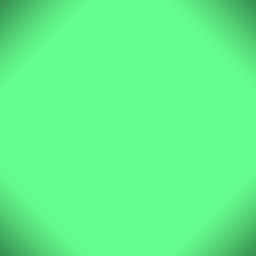
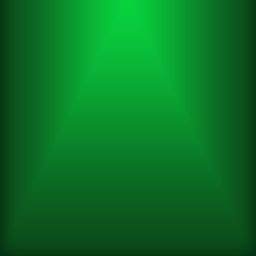
Revision of a layered (256, 256) image; what changed, layer by layer:
added group "Wall Green Flipped" with 1 layers above "Wall Green" over [left=0, top=0, right=256, bottom=256]
added layer "Wall Green" (1st of 2, in "Wall Green Flipped") in group "Wall Green Flipped" over [left=0, top=0, right=256, bottom=256]
hid group "Floor Green Lit" (1 layers) over [left=0, top=0, right=256, bottom=256]
